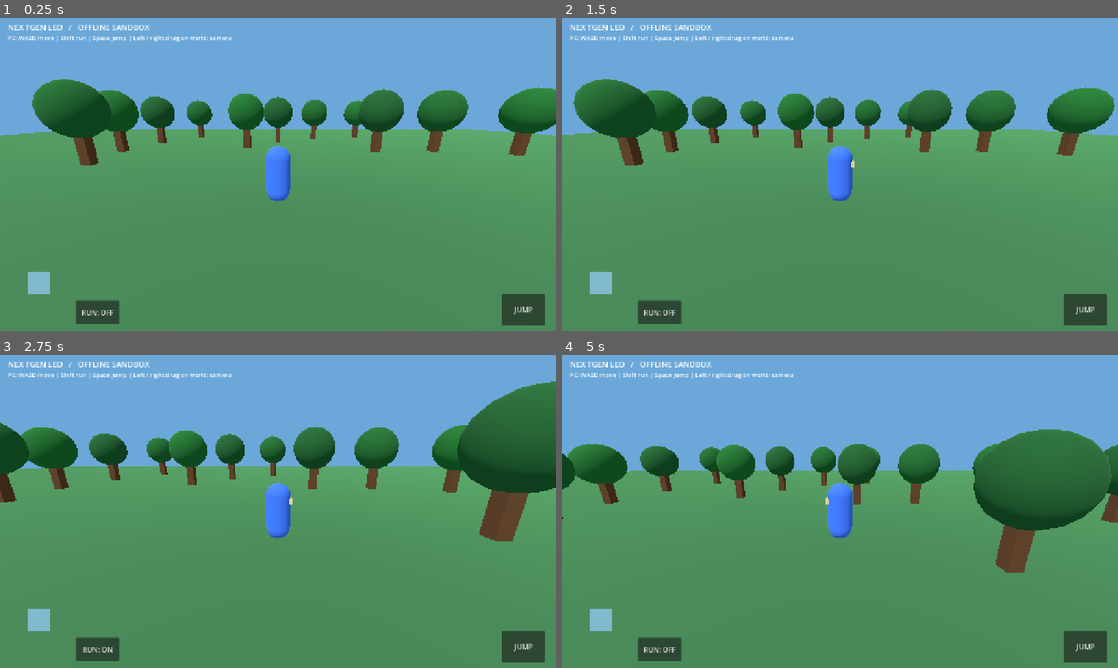
Above: before the commit, frames 1-4 (two rows, left to right).
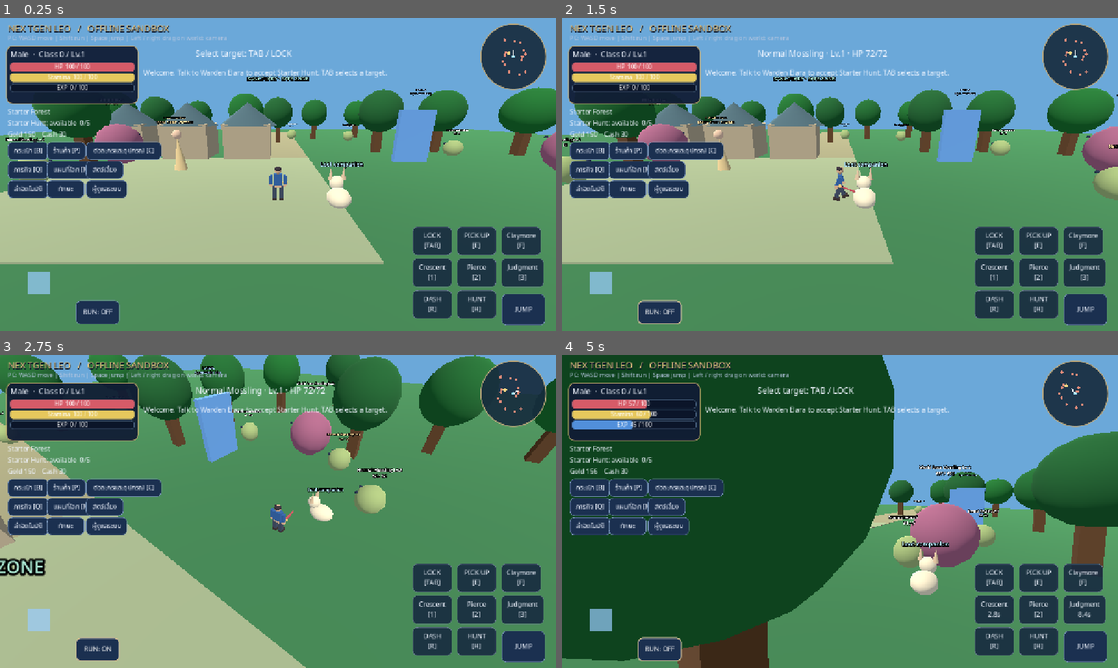
Above: after the commit, the same moments.

Repository: redfullmoon209-debug/NexTgenLeo
Game: Godot game, scene res://scenes/main.tscn
Two runs of this game, one before a commit and one after it. Both use one fixed random seed, a clock stepped at 60 frames per second and the inputs below.
Inputs (mouse positions are in pixels of both pictures, inside the frame that each line leads up to):
- Up to frame 1 (0.25 s): no input
- Up to frame 2 (1.5 s): click "JUMP" at 0.5 s; tap Enter at 1.25 s; move the mouse to (962, 158) at 1.27 s; hold D from 1.28 s (still down); tap Tab at 1.35 s; click (962, 158) at 1.42 s
- Up to frame 3 (2.75 s): tap Space at 1.52 s; release D at 2 s; drag from (166, 527) to (250, 574) at 2.02 s
- Up to frame 4 (5 s): move the mouse to (895, 442) at 2.77 s; hold D 2.78-3.5 s; tap 1 at 2.85 s; drag from (812, 574) to (673, 464) at 3.52 s; move the mouse to (1006, 558) at 4.27 s; hold A from 4.28 s (still down); tap 3 at 4.35 s; tap Space at 4.52 s

The runs differ from the first frame. In frame 1, 43% of the frame differs, in the area x 0-100%, y 1-99%; in frame 2, 42%; in frame 3, 65%; in frame 4, 68%, in the area x 0-100%, y 0-100%.
Error before the commit: Parse Error: Cannot infer the type of "value" variable because the value doesn't have a set type. (res://scripts/gameplay.gd:602)

Commit message:
Fix GDScript inference in live bag status bar updates

Diff:
--- a/scripts/gameplay.gd
+++ b/scripts/gameplay.gd
@@ -599,8 +599,8 @@
 		if bag_status_bars.size() == 3 and is_instance_valid(bag_status_bars[0]):
 			for i in range(3):
 				var bar := bag_status_bars[i]
-				var value := [float(GameState.hp), GameState.stamina, float(GameState.exp)][i]
-				var maximum := [float(GameState.max_hp), float(GameState.max_stamina), float(GameState.exp_required())][i]
+				var value: float = float([float(GameState.hp), float(GameState.stamina), float(GameState.exp)][i])
+				var maximum: float = float([float(GameState.max_hp), float(GameState.max_stamina), float(GameState.exp_required())][i])
 				bar.max_value = maxf(1.0, maximum)
 				bar.value = value
 				bar.get_node("Value").text = "%s  %d / %d" % [["HP", "พลังงาน", "EXP"][i], int(value), int(maximum)]
